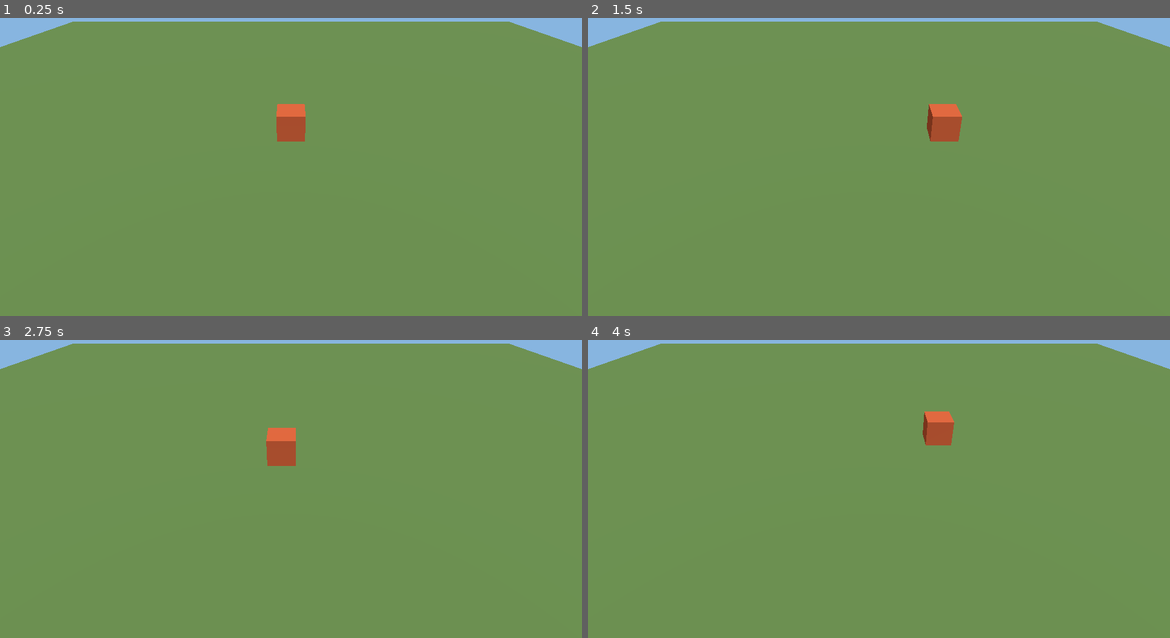
Above: before the commit, frames 1-4 (two rows, left to right).
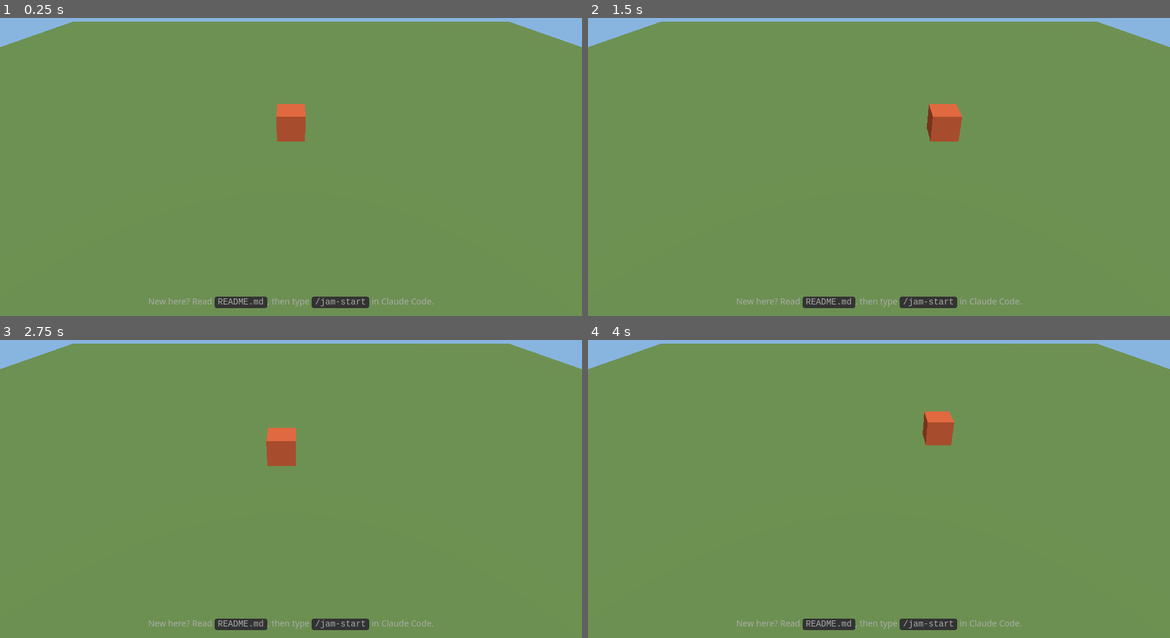
Above: after the commit, the same moments.

Repository: SchoolofCreativeTechnology/anthropic-game-jam
Game: browser game, page index.html
Two runs of this game, one before a commit and one after it. Both use one fixed random seed, a clock stepped at 60 frames per second and the inputs below.
Inputs:
- Up to frame 1 (0.25 s): no input
- Up to frame 2 (1.5 s): hold Right from 1.03 s (still down)
- Up to frame 3 (2.75 s): release Right at 1.53 s; hold Down 1.58-1.85 s; hold Left 1.9-2.47 s; hold Up from 2.52 s (still down)
- Up to frame 4 (4 s): release Up at 2.82 s; hold Right 2.87-3.53 s; hold Up 3.58-3.82 s; hold Left from 3.87 s (still down)

The runs differ from the first frame. In frame 1, 0.9% of the frame differs, in the area x 25-75%, y 93-98%; in frame 2, 0.9%; in frame 3, 0.9%; in frame 4, 0.9%.

Commit message:
fix: ship/preview allowlist, soft-scope coaching, bound preview docs

Diff:
--- a/demos/zombie-runner-showcase/index.html
+++ b/demos/zombie-runner-showcase/index.html
@@ -53,6 +53,7 @@
     // Browsers block game code opened straight from a file. Say so instead of showing a blank page.
     if (location.protocol === 'file:') document.getElementById('file-warning').hidden = false;
   </script>
+  <div style="position:fixed;left:0;right:0;bottom:6px;text-align:center;color:#fff9;font:12px/1.4 system-ui,sans-serif;pointer-events:none">Showcase of one finished card. Not a template: your game is your own.</div>
   <script type="module" src="./main.js"></script>
 </body>
 </html>
--- a/index.html
+++ b/index.html
@@ -32,6 +32,12 @@
     // Browsers block game code opened straight from a file. Say so instead of showing a blank page.
     if (location.protocol === 'file:') document.getElementById('file-warning').hidden = false;
   </script>
+  <!-- Starter hint, shown only on your own machine. Delete it once your game has a title screen. -->
+  <div id="start-hint" hidden style="position:fixed;left:0;right:0;bottom:12px;text-align:center;color:#aaa;font:14px/1.4 system-ui,sans-serif;pointer-events:none">
+    New here? Read <code>README.md</code>, then type <code>/jam-start</code> in Claude Code.</div>
+  <script>
+    if (location.hostname === 'localhost' || location.hostname === '127.0.0.1') document.getElementById('start-hint').hidden = false;
+  </script>
   <script type="module" src="./main.js"></script>
 </body>
 </html>
Not shown, changed: .claude/settings.json
Not shown, changed: .claude/agents/jam-builder.md
Not shown, changed: .claude/agents/jam-companion.md
Not shown, changed: .claude/skills/jam-plan/SKILL.md
Not shown, changed: .claude/skills/jam-ship/SKILL.md
Not shown, changed: AGENTS.md
Not shown, changed: JUDGING.md
Not shown, changed: STACK.md
Not shown, changed: context/STARTERS.md
Not shown, changed: devlog/RUNBOOK.md
Not shown, changed: facilitator/check-package.sh
